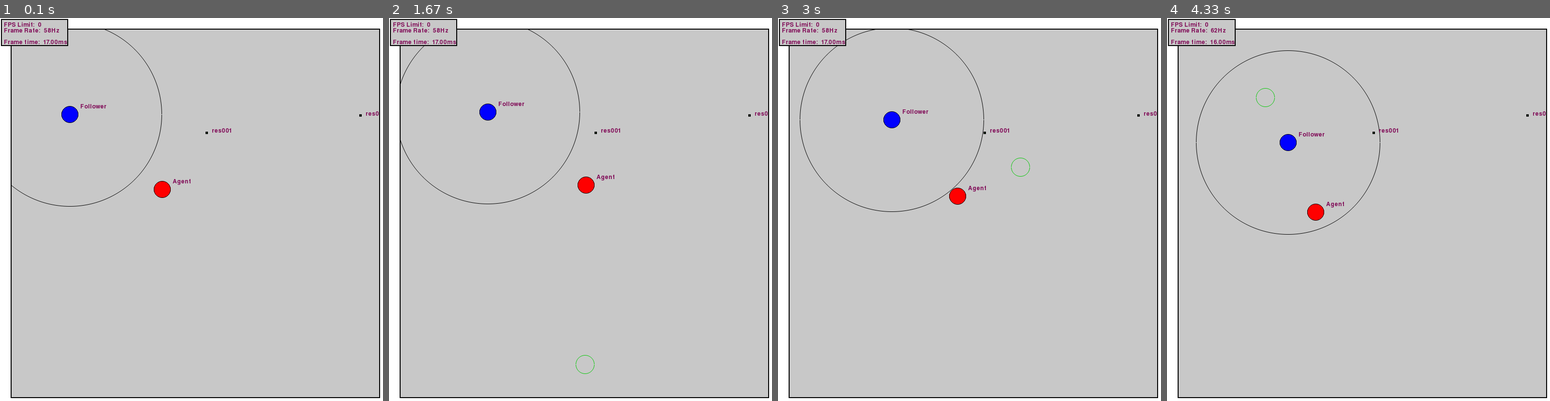
Above: before the commit, frames 1-4 (left to right).
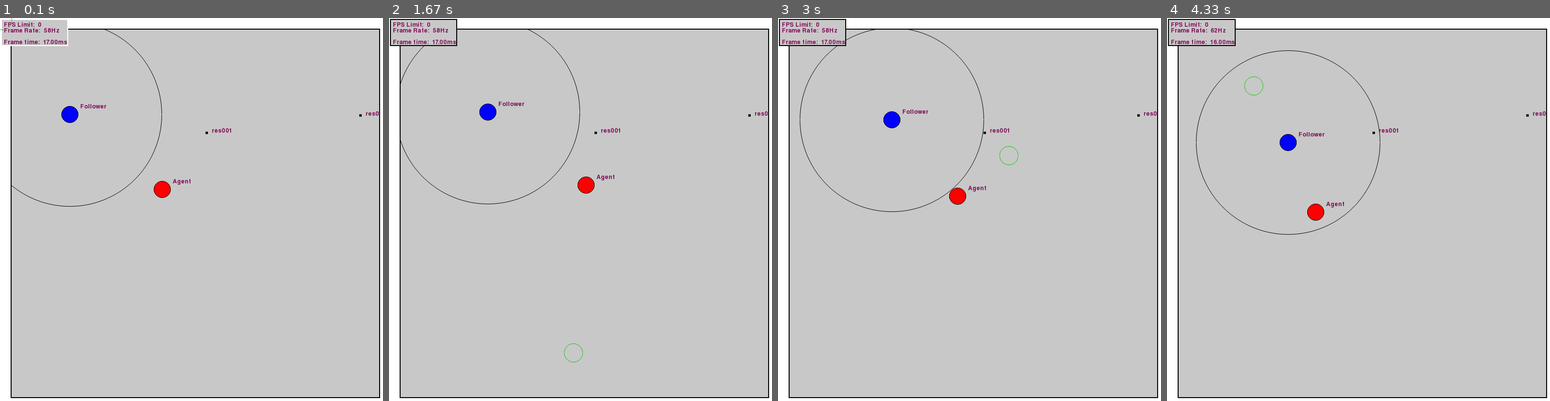
Above: after the commit, the same moments.

Repository: raphaelpaiva/py_creatures
Game: pygame game, started from main.py
The game is run twice, just before and just after one commit, with the same random seed, the same clock (stepped at 60 frames per second) and the same inputs.
Inputs (mouse positions are in pixels of both pictures, inside the frame that each line leads up to):
- Up to frame 1 (0.1 s): no input
- Up to frame 2 (1.67 s): press the mouse at (423, 33) at 0.37 s; move the mouse to (496, 67) at 0.47 s; release the mouse at (565, 106) at 0.6 s; press the mouse at (423, 33) at 0.7 s; move the mouse to (434, 178) at 0.8 s; release the mouse at (446, 324) at 0.93 s; press the mouse at (423, 33) at 1.03 s; move the mouse to (534, 94) at 1.13 s; release the mouse at (641, 155) at 1.27 s; press the mouse at (423, 33) at 1.37 s; move the mouse to (500, 194) at 1.47 s; release the mouse at (572, 351) at 1.6 s
- Up to frame 3 (3 s): press the mouse at (812, 33) at 1.7 s; move the mouse to (820, 117) at 1.8 s; release the mouse at (827, 201) at 1.93 s; press the mouse at (812, 33) at 2.03 s; move the mouse to (946, 190) at 2.13 s; release the mouse at (1076, 351) at 2.27 s; press the mouse at (812, 33) at 2.37 s; move the mouse to (938, 106) at 2.47 s; release the mouse at (1069, 178) at 2.6 s; press the mouse at (812, 33) at 2.7 s; move the mouse to (912, 94) at 2.8 s; release the mouse at (1007, 155) at 2.93 s
- Up to frame 4 (4.33 s): press the mouse at (1201, 33) at 3.03 s; move the mouse to (1224, 125) at 3.13 s; release the mouse at (1243, 213) at 3.27 s; press the mouse at (1201, 33) at 3.37 s; move the mouse to (1247, 182) at 3.47 s; release the mouse at (1297, 332) at 3.6 s; press the mouse at (1201, 33) at 3.7 s; move the mouse to (1304, 148) at 3.8 s; release the mouse at (1404, 266) at 3.93 s; press the mouse at (1201, 33) at 4.03 s; move the mouse to (1228, 60) at 4.13 s; release the mouse at (1255, 86) at 4.27 s

The runs differ from the first frame. In frame 1, 0.1% of the frame differs, in the area x 0-18%, y 0-8%; in frame 2, less than 0.1%; in frame 3, less than 0.1%; in frame 4, less than 0.1%.

Commit message:
Basic mouse interaction (select)

Diff:
--- a/creatures/render_system/render_system.py
+++ b/creatures/render_system/render_system.py
@@ -1,18 +1,20 @@
-from creatures.render_system.world_widget import WorldWidget
-from .stats import Stats
+import sys
 from tkinter import Widget
 from typing import List
+
 import pygame as pg
-import sys
+import pygame.gfxdraw as gfx
 
-from creatures.component.component import MovementComponent
+from creatures.entity import Entity
+from creatures.render_system.world_widget import WorldWidget
+from creatures.system import System
+from creatures.world import World
+
+from .constants import (FPS_LIMIT, GREEN, SCREEN_HEIGHT, SCREEN_WIDTH, WHITE,
+                        ZOOM_LEVEL, UIPosition, UISize)
+from .stats import Stats
 from .text_widget import TextWidget
-from .constants import BACKGROUND_GREY, BLACK, BORDER_WIDTH, DEFAULT_SIZE, FPS_LIMIT, GREEN, NICE_COLOR, ORIGIN, SCREEN_HEIGHT, SCREEN_WIDTH, WHITE, ZOOM_LEVEL, UIColor, UIPosition, UISize
 from .widget import Widget
-
-from creatures.world import World
-from creatures.entity import Entity
-from creatures.system import System
 
 
 class RenderSystem(System):
@@ -59,9 +61,26 @@
     self.screen.fill(WHITE)
     self.stats.frametime = self.clock.tick(self.fps_limit)
     self.stats_widget.set_text(str(self.stats))
+
     for widget in self.widgets:
       widget.render()
+
+    self.draw_cursor()
     pg.display.update()
+
+  def draw_cursor(self):
+    mouse_position = UIPosition(*pg.mouse.get_pos())
+    cursor_size = 5 * self.scale
+    mouse_x = mouse_position.x
+    mouse_y = mouse_position.y
+
+    gfx.aacircle(
+      self.screen,
+      int(mouse_x),
+      int(mouse_y),
+      int(cursor_size),
+      GREEN
+    )
 
   def handle_events(self):
     for event in pg.event.get():
--- a/creatures/render_system/text_widget.py
+++ b/creatures/render_system/text_widget.py
@@ -1,7 +1,7 @@
 from typing import List
 import pygame as pg
 from creatures.render_system.aux_types import UIColor, UIPosition, UISize
-from creatures.render_system.constants import BACKGROUND_GREY, BLACK, BORDER_WIDTH, DEFAULT_SIZE, NICE_COLOR, ORIGIN
+from creatures.render_system.constants import BACKGROUND_GREY, BLACK, BORDER_WIDTH, DEFAULT_SIZE, NICE_COLOR, ORIGIN, WHITE
 from creatures.render_system.widget import Widget
 from creatures.primitives import Vector
 
@@ -30,6 +30,7 @@
 
   def update(self):
     text_surface_position = Vector(*self.position)
+
     for index, text_surface in enumerate(self.text_surfaces):
       text_surface_position += Vector(0, index * self.font.get_height())
       self.surface.blit(text_surface, text_surface_position.as_tuple())
--- a/creatures/render_system/widget.py
+++ b/creatures/render_system/widget.py
@@ -1,6 +1,6 @@
 import pygame as pg
 from creatures.render_system.aux_types import UIColor, UIPosition, UISize
-from creatures.render_system.constants import BACKGROUND_GREY, BLACK, BORDER_WIDTH, DEFAULT_SIZE, ORIGIN
+from creatures.render_system.constants import BACKGROUND_GREY, BLACK, BORDER_WIDTH, DEFAULT_SIZE, ORIGIN, WHITE
 
 
 class Widget(object):
@@ -43,10 +43,19 @@
     self.surface.fill(self.background_color)
 
     self.update()
+    if self.border_rect.collidepoint(pg.mouse.get_pos()):
+      self.on_hover()
 
     self.parent.blit(self.surface, self.position)
 
   def update(self): pass
+  def on_hover(self):
+    pg.draw.rect(
+      self.parent,
+      WHITE,
+      self.border_rect,
+      width=self.border_width
+    )
 
   @classmethod
   def center_in_surface(cls, surface: pg.surface, size: UISize) -> UIPosition:
--- a/creatures/render_system/world_widget.py
+++ b/creatures/render_system/world_widget.py
@@ -1,4 +1,4 @@
-from typing import List
+from typing import List, Set
 import pygame as pg
 import pygame.gfxdraw as gfx
 from creatures.component.component import MovementComponent
@@ -48,30 +48,35 @@
       'world': self.world_layer,
       'top': self.top_layer
     }
+    self.graphics: List[SimpleGraphicComponent] = [e.get_component(SimpleGraphicComponent) for e in sorted(self.world.entities(), key=lambda e: e.size, reverse=True)]
+    self.selected_entity_ids: Set[str] = set()
 
   def update(self):
-    graphics = [e.get_component(SimpleGraphicComponent) for e in sorted(self.world.entities(), key=lambda e: e.size, reverse=True)]
-    self._set_hover(graphics)
-    self._render_bottom_layer(graphics)
-    self._render_middle_layer(graphics)
-    self._render_top_layer(graphics)
+    self.graphics = [e.get_component(SimpleGraphicComponent) for e in sorted(self.world.entities(), key=lambda e: e.size, reverse=True)]
+    self._set_hover()
+    self._render_bottom_layer()
+    self._render_middle_layer()
+    self._render_top_layer()
 
-  def _set_hover(self, graphics: List[SimpleGraphicComponent]):
-    mouse_position = Vector(*pg.mouse.get_pos())
+  def on_hover(self):
+    self._set_hover()
 
-    for graphic in graphics:
+  def _set_hover(self):
+    mouse_position = Vector(*pg.mouse.get_pos()) - self.position
+
+    for graphic in self.graphics:
       graphic_size = graphic.size * self.scale - graphic.border_width
       graphic_pos = graphic.position * self.scale + self.position
       if ( (graphic_pos - mouse_position).size() <= graphic_size ):
         self.hover = graphic
+        if pg.mouse.get_pressed()[0]:
+          self.selected_entity_ids.add(graphic.entity.id)
         return
 
     self.hover = None
 
-  def _render_top_layer(self, graphics: List[SimpleGraphicComponent]):
-    mouse_position = Vector(*pg.mouse.get_pos())
-
-    for graphic in graphics:
+  def _render_top_layer(self):
+    for graphic in self.graphics:
       size = graphic.size * self.scale - graphic.border_width
       graphic_pos = graphic.position * self.scale + self.position
 
@@ -79,20 +84,9 @@
         text_offset = Vector(5 + size, -1 * size - 5)
         text_offset = self._render_text(graphic_pos, text_offset, graphic.text[0])
 
-        if self.hover is graphic:
+        if self.hover is graphic or graphic.entity.id in self.selected_entity_ids:
           for text in graphic.text[1::]:
             text_offset = self._render_text(graphic_pos, text_offset, text)
-
-    cursor_size = 5 * self.scale
-    mouse_x = mouse_position.x
-    mouse_y = mouse_position.y
-    gfx.aacircle(
-      self.surface,
-      int(mouse_x),
-      int(mouse_y),
-      int(cursor_size),
-      GREEN
-    )
 
   def _render_text(self, graphic_pos, text_offset, text):
     rendered = self.font.render(text, True, NICE_COLOR)
@@ -101,14 +95,12 @@
     text_offset += Vector(0, self.font.get_height())
     return text_offset
 
-  def _render_middle_layer(self, graphics: List[SimpleGraphicComponent]):
-    mouse_position = Vector(*pg.mouse.get_pos())
-
-    for graphic in graphics:
+  def _render_middle_layer(self):
+    for graphic in self.graphics:
       graphic_size = graphic.size * self.scale - graphic.border_width
       graphic_pos = graphic.position * self.scale + self.position
 
-      if self.hover is graphic:
+      if self.hover is graphic or graphic.entity.id in self.selected_entity_ids:
         graphic_color = WHITE
       else:
         graphic_color = pg.colordict.THECOLORS.get(graphic.color) if isinstance(graphic.color, str) else graphic.color
@@ -152,8 +144,8 @@
           width=graphic.border_width
         )
 
-  def _render_bottom_layer(self,graphics: List[SimpleGraphicComponent]):
-    for graphic in graphics:
+  def _render_bottom_layer(self):
+    for graphic in self.graphics:
       graphic_pos  = graphic.position * self.scale + self.position
 
       if 'sensor_radius' in graphic.entity.properties:
